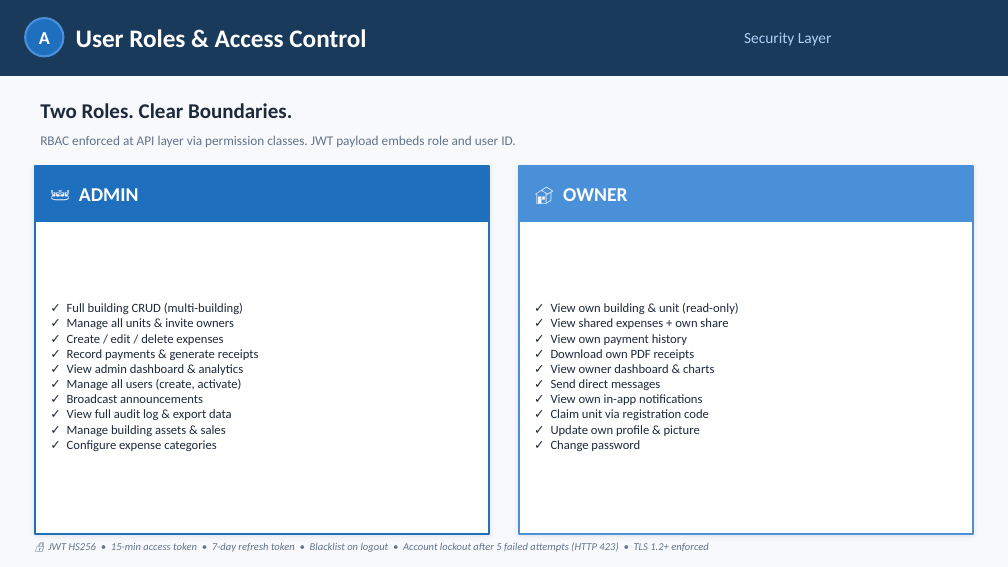
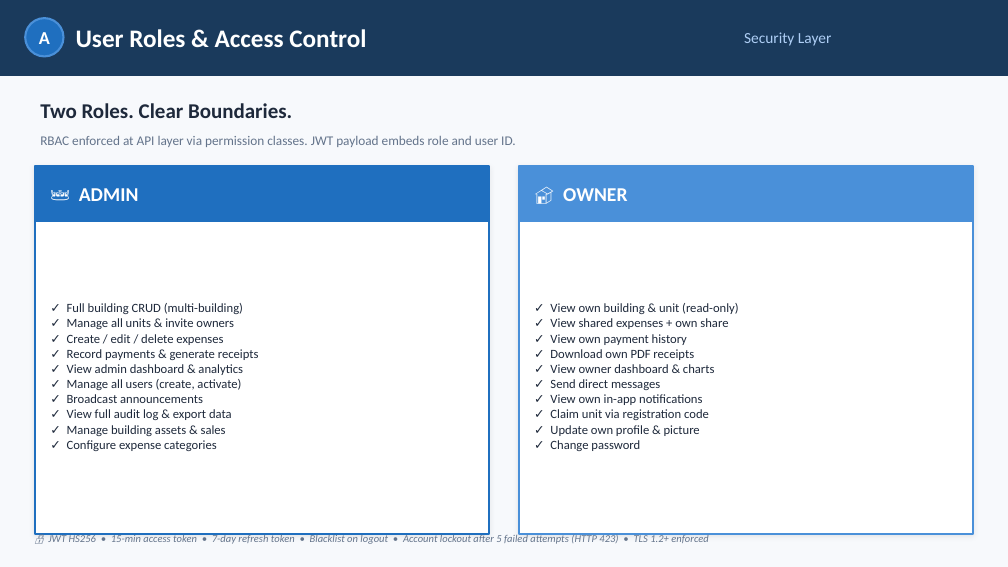
Before and after one commit to Shehab-Magdy/ABEM, a slide deck: slide 3 of documents/ABEM_Workflow_Presentation.pptx. Drawn at 1008x567 pixels with LibreOffice and Linux fonts; fonts in the diff are those of the drawing. Boxes give left, top, right and bottom in pixels: in the first picture for what was removed or moved away, otherwise in the second. Text is boxed around its words. In the diff, an @@ line names an element or a change of style, - is before the commit and + after.

```diff
--- a/documents/ABEM_Workflow_Presentation.pptx
+++ b/documents/ABEM_Workflow_Presentation.pptx
@@ text "🔒 JWT HS256 • 15-min ...": place and size @@
-text "🔒 JWT HS256 • 15-min ..." at bbox=[48, 543, 708, 552]
+text "🔒 JWT HS256 • 15-min ..." at bbox=[48, 533, 708, 544]
```
Also in this commit, not shown: 5 other slides changed.
